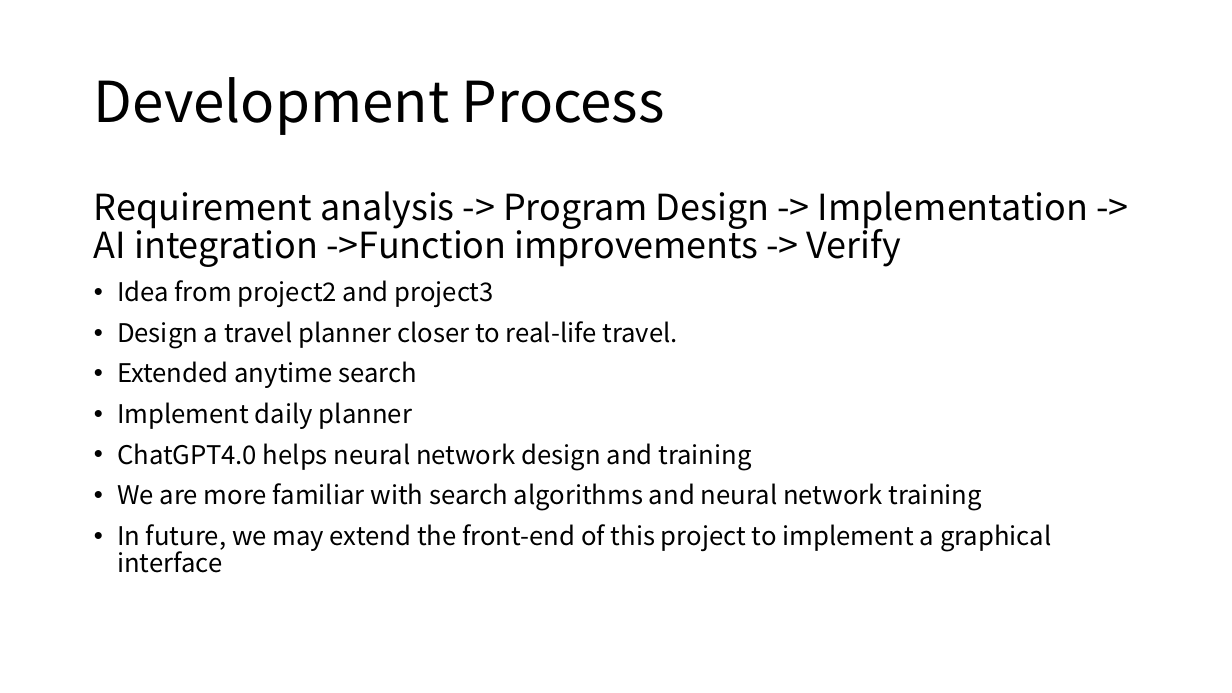
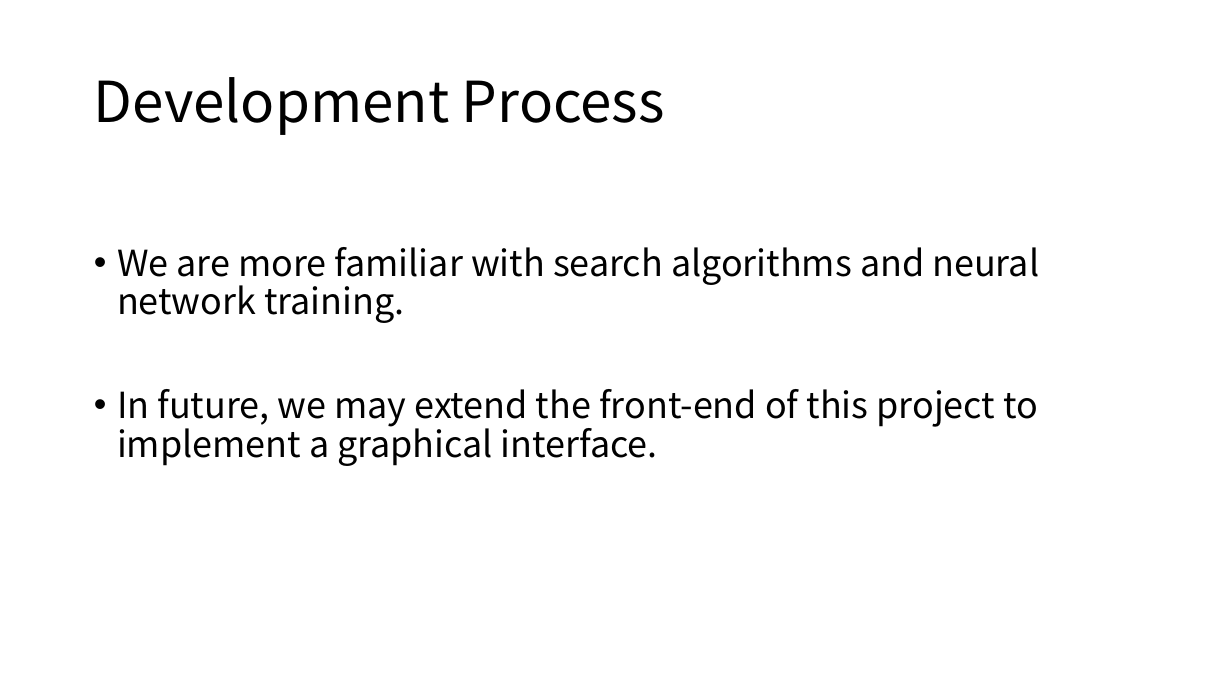
Before and after one commit to guoyizhou01/CS4260P4, a slide deck: slide 11 of Presentation.pptx (slide 10 before the commit). Drawn at 1232x693 pixels with LibreOffice and Linux fonts; fonts in the diff are those of the drawing. Boxes give left, top, right and bottom in pixels: in the first picture for what was removed or moved away, otherwise in the second. Text is boxed around its words. In the diff, an @@ line names an element or a change of style, - is before the commit and + after.

```diff
--- a/Presentation.pptx
+++ b/Presentation.pptx
@@ text at <box>117,247,1039,466</box>: text changed; size 20 to 28 pt @@
-Requirement analysis -> Program Design -> Implementation -> AI integration ->Function improvements -> Verify
-• Idea from project2 and project3
-• Design a travel planner closer to real-life travel.
-• Extended anytime search
-• Implement daily planner
-• ChatGPT4.0 helps neural network design and training
-• We are more familiar with search algorithms and neural network training
-• In future, we may extend the front-end of this project to implement a graphical interface
+• We are more familiar with search algorithms and neural network training.
+• In future, we may extend the front-end of this project to implement a graphical interface.
```
Also in this commit, not shown: 1 slide added.
